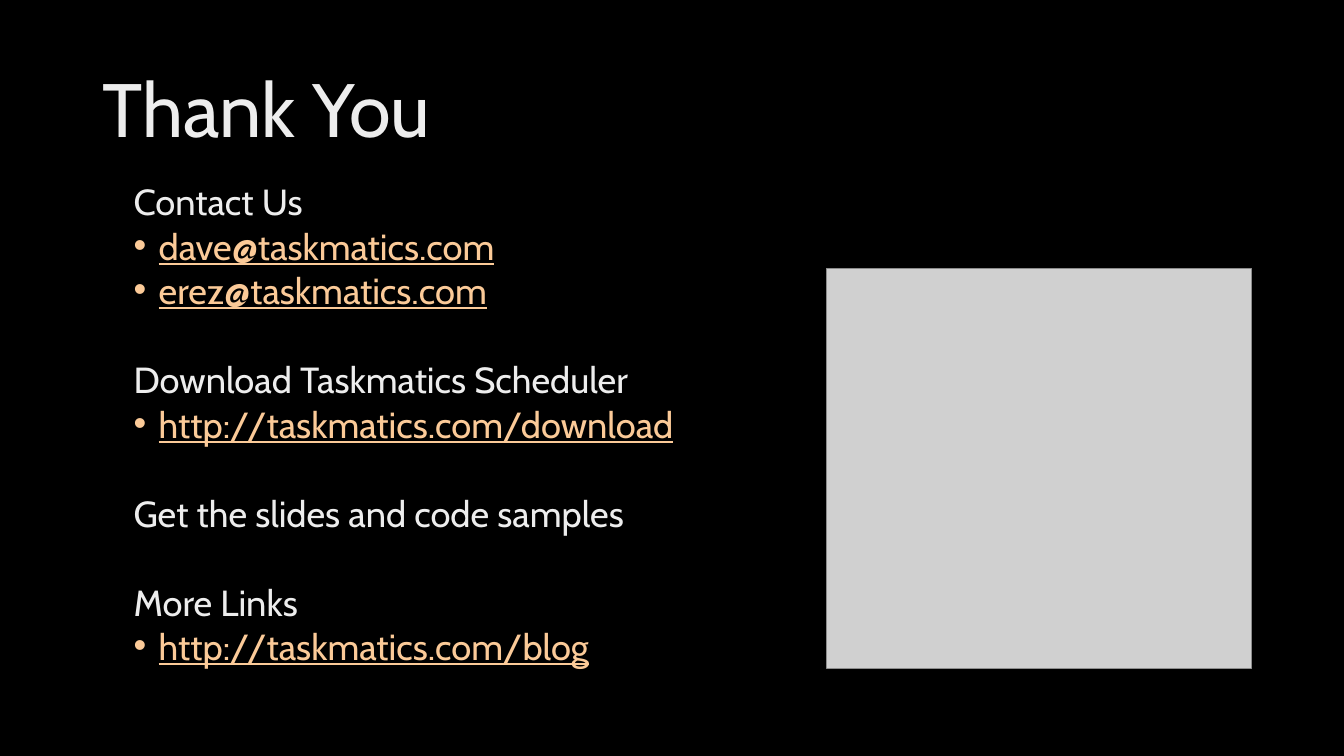
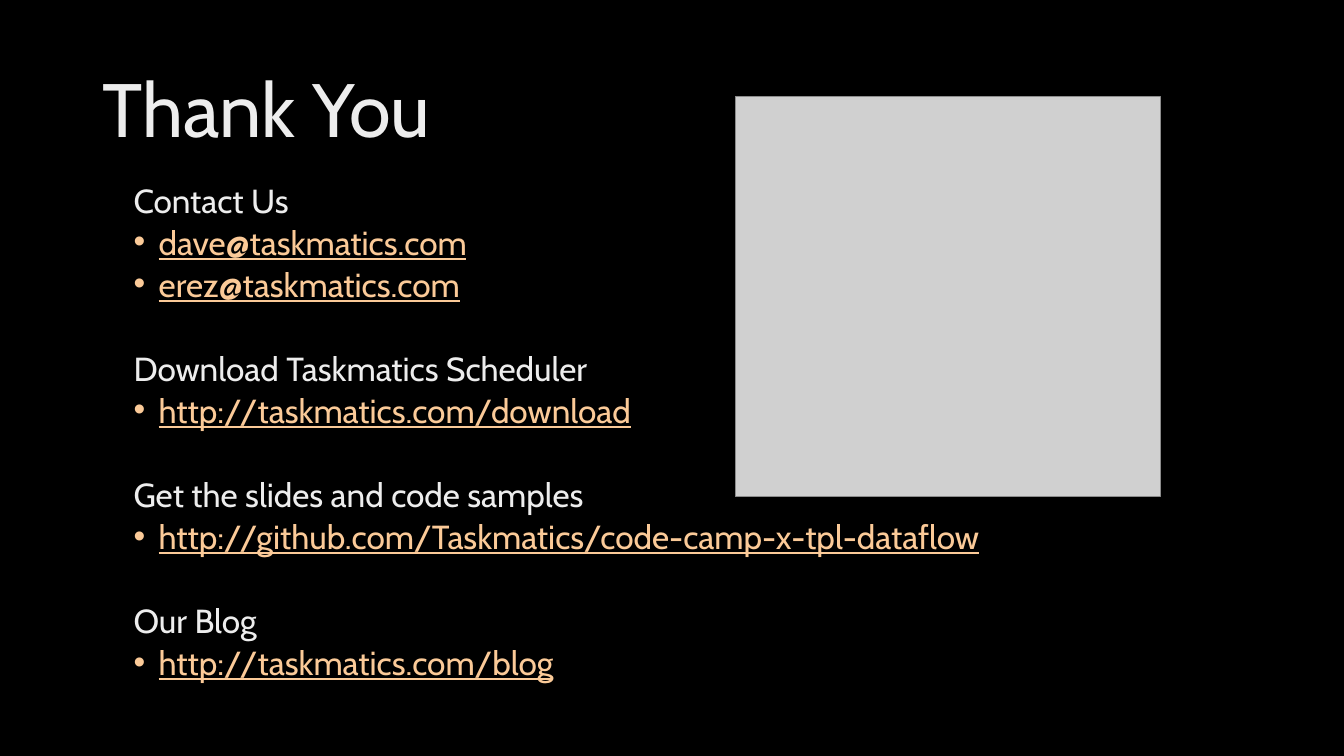
Before and after one commit to taskmatics/code-camp-x-tpl-dataflow, a slide deck: slide 29 of Composing Asynchronous Operations.pptx. Drawn at 1344x756 pixels with LibreOffice and Linux fonts; fonts in the diff are those of the drawing; grey boxes stand for pictures; background and template pictures are left out. Boxes give left, top, right and bottom in pixels: in the first picture for what was removed or moved away, otherwise in the second. Text is boxed around its words. In the diff, an @@ line names an element or a change of style, - is before the commit and + after.

Commit message:
Updated links in slides.

```diff
--- a/Composing Asynchronous Operations.pptx
+++ b/Composing Asynchronous Operations.pptx
@@ picture: place and size @@
-picture at bbox=[827, 268, 1251, 668]
+picture at bbox=[736, 97, 1160, 497]
@@ text at bbox=[134, 189, 631, 684]: size 25.9 to 23.8 pt in "Contact Us", "dave@taskmatics.com", "erez@taskmatics.com", "Download Taskmatics Scheduler" and 3 more places @@
@@ text at bbox=[134, 524, 979, 642]: text changed; size 25.9 to 23.8 pt; text colour gradient #BFBFBF to #EDEDED to #FFFFFF to #FBCA98 @@
-More Links
+• http://github.com/Taskmatics/code-camp-x-tpl-dataflow
+Our Blog
```
Also in this commit, not shown: 3 other slides changed.
